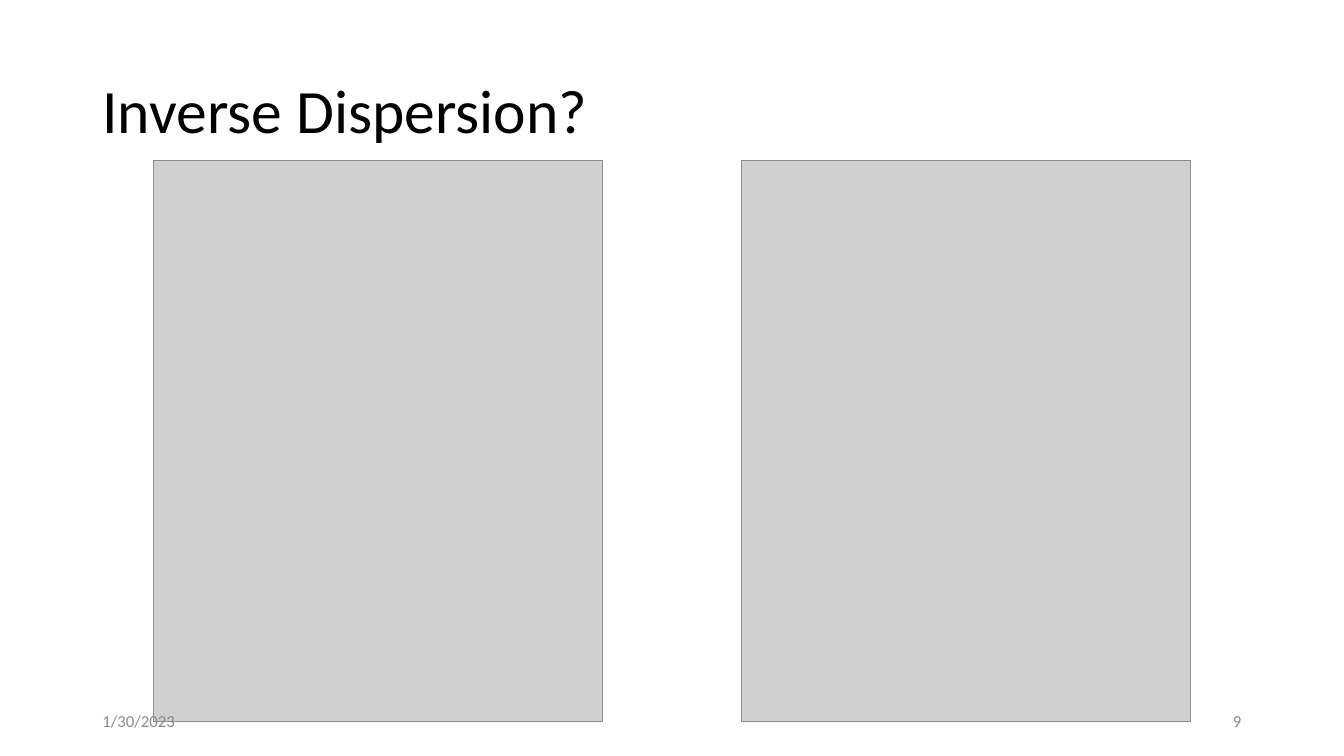
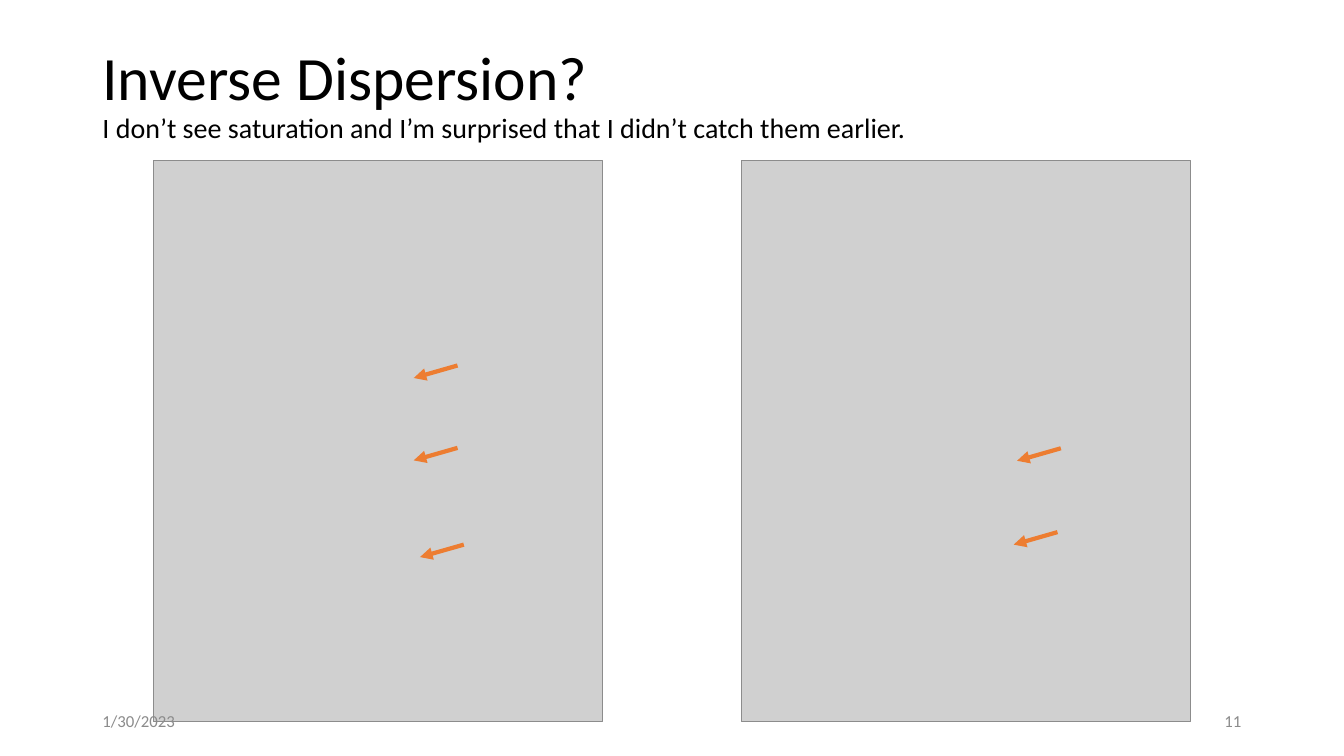
Before and after one commit to mshumko/fbrbsp, a slide deck: slide 11 of presentations/20230130_firebird_microburst_durations.pptx (slide 9 before the commit). Drawn at 1344x756 pixels with LibreOffice and Linux fonts; fonts in the diff are those of the drawing; grey boxes stand for pictures. Boxes give left, top, right and bottom in pixels: in the first picture for what was removed or moved away, otherwise in the second. Text is boxed around its words. In the diff, an @@ line names an element or a change of style, - is before the commit and + after.

```diff
--- a/presentations/20230130_firebird_microburst_durations.pptx
+++ b/presentations/20230130_firebird_microburst_durations.pptx
@@ title at <box>102,57,905,143</box>: text changed; size 44 to 20 pt @@
-Inverse Dispersion?
+Inverse Dispersion?
+I don’t see saturation and I’m surprised that I didn’t catch them earlier.
@@ arrow added from (458, 366) to (413, 378), #ED7D31 3 pt @@
@@ arrow added from (458, 448) to (413, 461), #ED7D31 3 pt @@
@@ arrow added from (1061, 449) to (1017, 461), #ED7D31 3 pt @@
@@ arrow added from (1058, 532) to (1014, 544), #ED7D31 3 pt @@
@@ arrow added from (464, 544) to (420, 558), #ED7D31 3 pt @@
@@ page number at <box>1224,716,1241,727</box>: text changed @@
-9
+11
```
Also in this commit, not shown: 4 other slides changed, 3 slides added, 1 slide removed, 1 other file.
